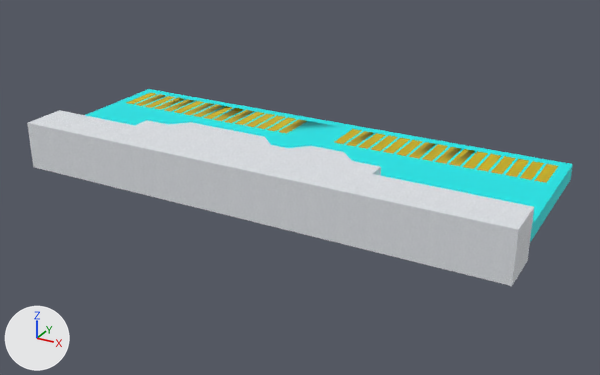
Renders of the OBJ model resources/models/Keycard.obj from each side of a commit.
Both versions are drawn from a 50 mm camera at (0.1396, -0.2463, 0.1123) aimed at (0.0052, -0.002, -0.0098). Arrows for +X, +Y and +Z are at lower left; the lights stay in place. Where no turn or scale is listed for an object, it has been applied to the vertices.

Before the edit, the objects in view are built like this:
```python
me_mesh1_group1_model_003 = bpy.data.meshes.new('Mesh1_Group1_Model.003')
me_mesh1_group1_model_003.from_pydata(...)  # 228 vertices, 452 faces; spans x -0.093..0.093, y -0.036..0.036, z -0.009..0.009
# faces by material slot: [64, 170, 218]
me_mesh1_group1_model_003.materials.append(mat_color_d06)  # yellow #c5ad00
me_mesh1_group1_model_003.materials.append(mat_steel_brushed_stainless)  # picture img_steel_brushed_stainless_jpg
me_mesh1_group1_model_003.materials.append(mat_m_0083_darkturquoise)  # cyan #00e8ea
ob_mesh1_group1_model_003 = bpy.data.objects.new('Mesh1_Group1_Model.003', me_mesh1_group1_model_003)
ob_mesh1_group1_model_003.location = (0.0, 0.0, 0.0)
```
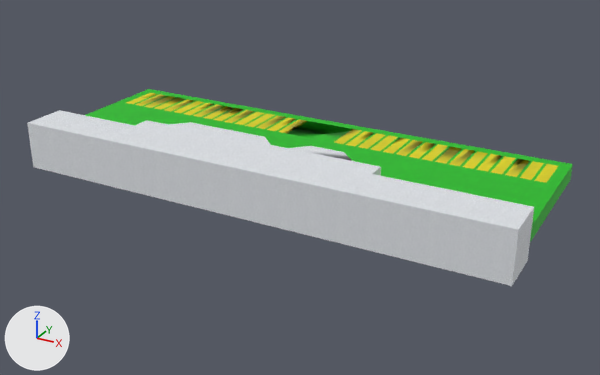
Boxes (x1, y1, x2, y2) around the edits, measured in the pictures (600 x 375 px):
part 1 of me_mesh1_group1_model_003, recoloured
    both: (126, 93, 558, 183)
part 2 of me_mesh1_group1_model_003, recoloured (cyan to green)
    both: (85, 89, 573, 242)

Patch to the scene script:
```diff
--- a/resources/models/Keycard.obj.py
+++ b/resources/models/Keycard.obj.py
@@ img_my_gold_jpg @@
+img_my_gold_jpg = load_image('my_gold.jpg', 'Keycard/my_gold.jpg', 421, 316, 'sRGB')
@@ img_my_green_jpg @@
+img_my_green_jpg = load_image('my_green.jpg', 'Keycard/my_green.jpg', 421, 316, 'sRGB')
@@ mat_my_gold @@
+mat_my_gold = principled_material('my_gold')
+mat_my_gold.texture = img_my_gold_jpg
+mat_my_gold.roughness = 0.693
@@ mat_my_green @@
+mat_my_green = principled_material('my_green')
+mat_my_green.texture = img_my_green_jpg
+mat_my_green.roughness = 0.693
@@ me_mesh1_group1_model_003 @@
 me_mesh1_group1_model_003.from_pydata(...)  # 228 vertices, 452 faces; spans x -0.093..0.093, y -0.036..0.036, z -0.009..0.009
 # used by ob_mesh1_group1_model_003
+# me_mesh1_group1_model_003 part 1: 64 faces spanning x -0.089..0.089, y 0.015..0.032, z 0.003 switch from mat_color_d06 (yellow #c5ad00) to mat_my_gold (picture img_my_gold_jpg)
+# me_mesh1_group1_model_003 part 2: 218 faces spanning x -0.093..0.093, y -0.019..0.036, z -0.003..0.003 switch from mat_m_0083_darkturquoise (cyan #00e8ea) to mat_my_green (picture img_my_green_jpg)
 me_mesh1_group1_model_003.materials.append(mat_steel_brushed_stainless)
```
